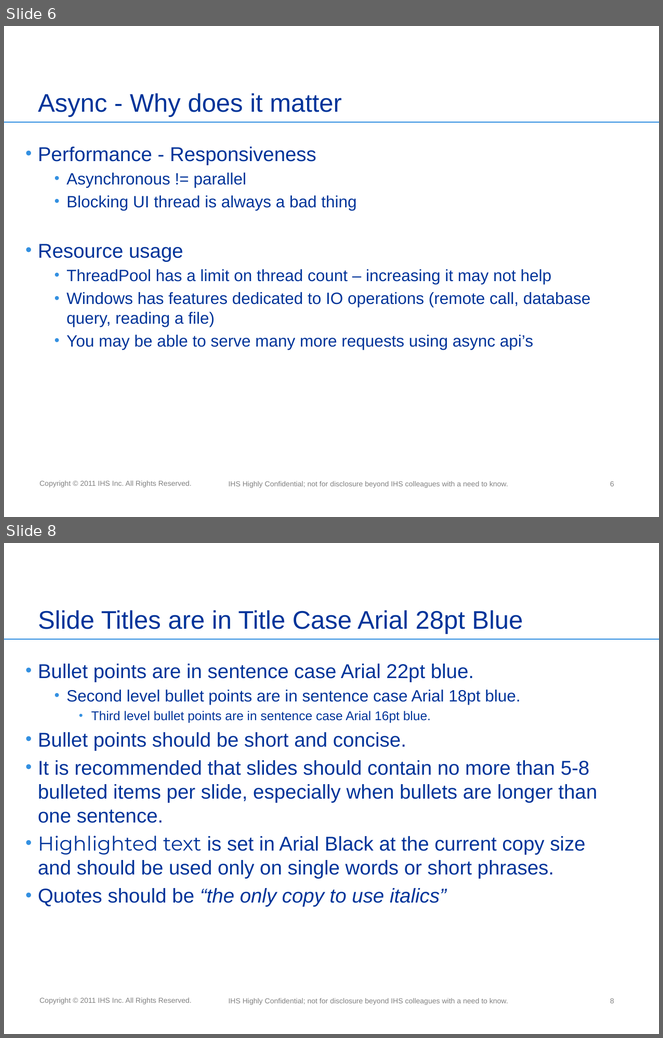
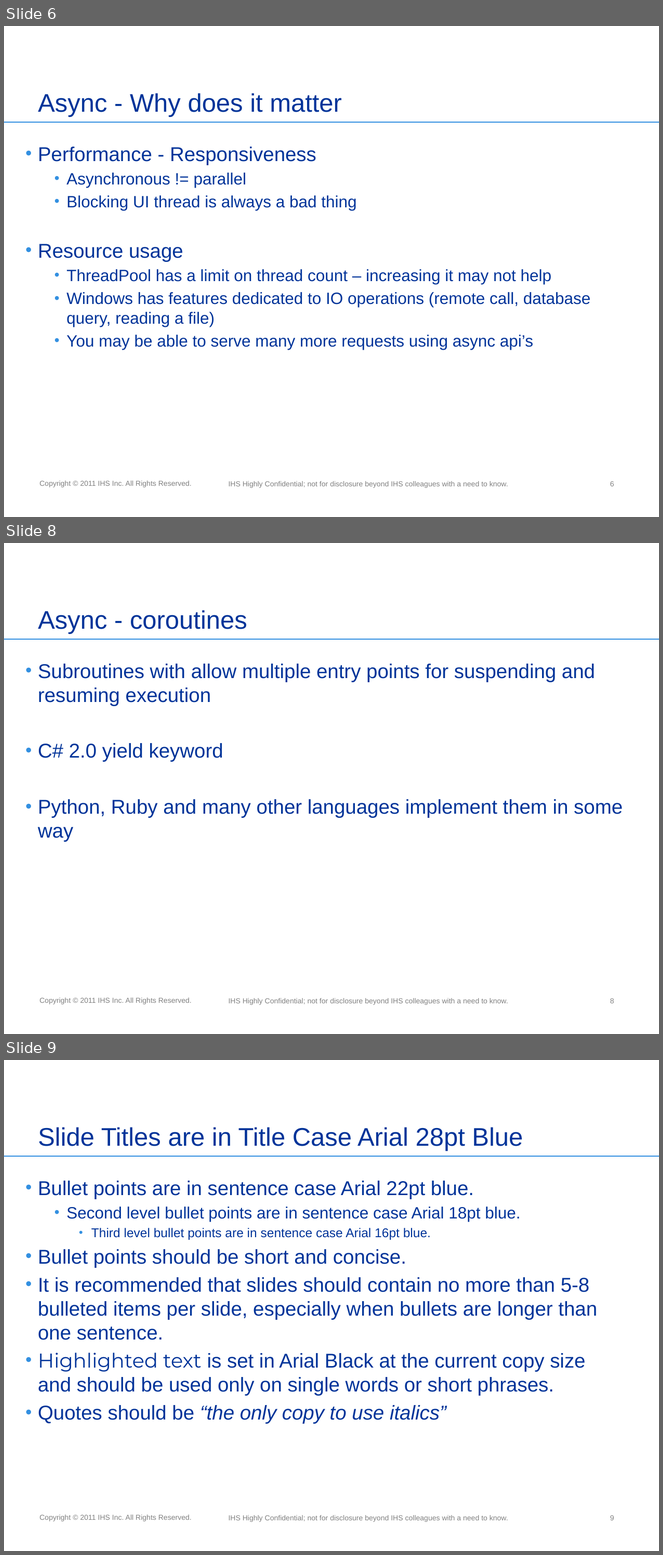
Before and after one commit to miensol/conference2012, a slide deck: C# 5.pptx. Shown one above the other, each under a label of ours: slides 6 and 8 before the commit, slides 6, 8 and 9 after it; the slides between them are not shown. The pictures are 663x1038 and 663x1555 pixels, drawn with LibreOffice and Linux fonts; fonts in the diff are those of the drawing; background and template pictures are left out. Boxes give left, top, right and bottom in pixels: in the first picture for what was removed or moved away, otherwise in the second. Text is boxed around its words. In the diff, an @@ line names an element or a change of style, - is before the commit and + after.

Commit message:
added description of coroutines

```diff
--- a/C# 5.pptx
+++ b/C# 5.pptx
@@ slide 8 added at bbox=[4, 543, 659, 1034], background #FFFFFF; not listed: 3 template elements that a slide beside it also shows @@
@@ title added at bbox=[38, 610, 247, 634], 28 pt, text #003399 @@
+Async - coroutines
@@ text added at bbox=[38, 664, 623, 842], 22 pt, text #003399 @@
+• Subroutines with allow multiple entry points for suspending and resuming execution
+• C# 2.0 yield keyword
+• Python, Ruby and many other languages implement them in some way
@@ page number added at bbox=[610, 999, 614, 1004], 8 pt, text #808080 @@
+8
@@ what was slide 8 is now slide 9 @@
```
Also in this commit, not shown: 1 slide changed, 3 other files.
